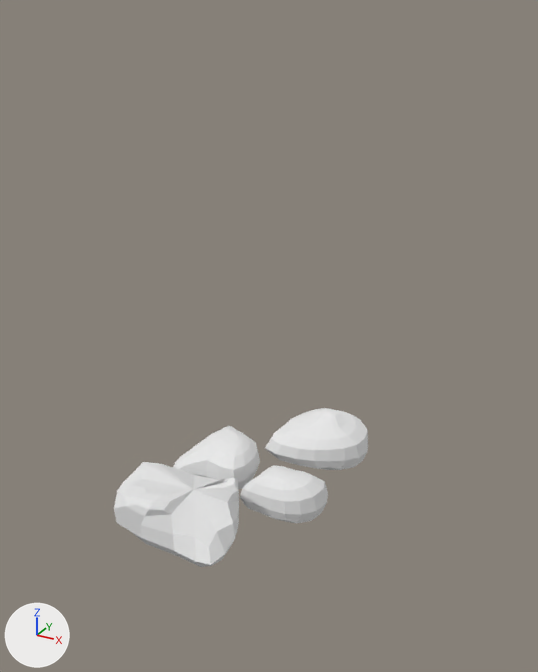
One commit to the OBJ model Assets/mesh/rocks1.obj: the scene before it, then after it.
Camera for both pictures: a 50 mm lens placed at (18.3, -34.1, 27.1), pointed at (0.3, -1.5, 10.8). The axes (+X, +Y, +Z) are drawn at lower left. The lights are the same throughout. Where no turn or scale is listed for an object, it has been applied to the vertices.

The scene before the commit, as lines of its bpy script (objects in view):
```python
me_cube_001_cube_002 = bpy.data.meshes.new('Cube.001_Cube.002')
me_cube_001_cube_002.from_pydata(...)  # 130 vertices, 128 faces; spans x -7.04..-1.95, y -1.72..3.93, z -1.09..1.68
me_cube_001_cube_002.materials.append(mat_light_rock_001)  # white #e7e7e7
me_cube_002_cube_003 = bpy.data.meshes.new('Cube.002_Cube.003')
me_cube_002_cube_003.from_pydata(...)  # 138 vertices, 136 faces; spans x -2.87..3.5, y 3.24..7.6, z -1.09..2.28
me_cube_002_cube_003.materials.append(mat_light_rock_002)  # white #e7e7e7
me_cube_003_cube_004 = bpy.data.meshes.new('Cube.003_Cube.004')
me_cube_003_cube_004.from_pydata(...)  # 108 vertices, 106 faces; spans x -7.37..0.59, y -8.13..-1.91, z -1.09..2.78
me_cube_003_cube_004.materials.append(mat_light_rock_003)  # white #e7e7e7
me_cube_cube_001 = bpy.data.meshes.new('Cube_Cube.001')
me_cube_cube_001.from_pydata(...)  # 98 vertices, 96 faces; spans x -1.37..3.5, y -2.27..1.09, z -1.09..1.68
me_cube_cube_001.materials.append(mat_light_rock)  # white #e7e7e7
ob_cube_001_cube_002 = bpy.data.objects.new('Cube.001_Cube.002', me_cube_001_cube_002)
ob_cube_001_cube_002.location = (0.0, 0.0, 0.0)
ob_cube_002_cube_003 = bpy.data.objects.new('Cube.002_Cube.003', me_cube_002_cube_003)
ob_cube_002_cube_003.location = (0.0, 0.0, 0.0)
ob_cube_003_cube_004 = bpy.data.objects.new('Cube.003_Cube.004', me_cube_003_cube_004)
ob_cube_003_cube_004.location = (0.0, 0.0, 0.0)
ob_cube_cube_001 = bpy.data.objects.new('Cube_Cube.001', me_cube_cube_001)
ob_cube_cube_001.location = (0.0, 0.0, 0.0)
```
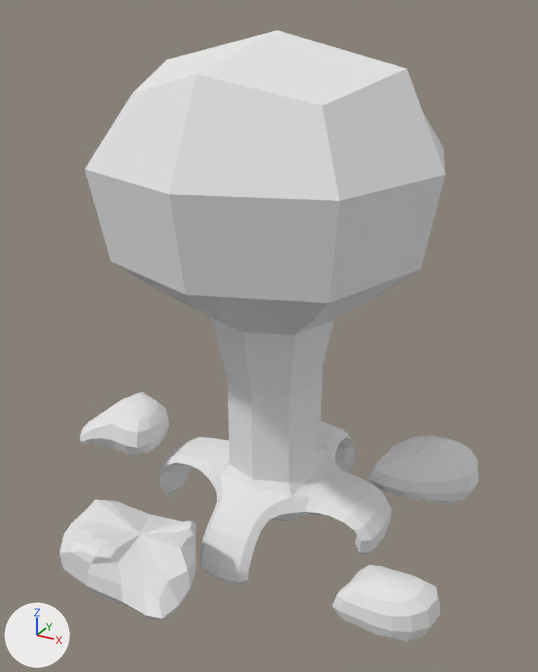
Boxes [x1, y1, x2, y2] around the edits, measured in the pictures (538 x 672 px):
'Cube.004_Cube.005', added: after [85, 30, 446, 584]
'Cube.003_Cube.004', reshaped (10% wider, 15% taller): before [114, 462, 239, 567]; after [59, 499, 196, 620]
'Cube.002_Cube.003', mesh moved: before [265, 408, 368, 470]; after [368, 436, 479, 503]
'Cube_Cube.001', mesh moved: before [240, 465, 328, 523]; after [332, 565, 440, 642]
'Cube.001_Cube.002', mesh moved: before [173, 426, 260, 489]; after [80, 392, 169, 455]

The change, as a diff of the scene's bpy script:
```diff
--- a/Assets/mesh/rocks1.obj.py
+++ b/Assets/mesh/rocks1.obj.py
@@ mat_none @@
+mat_none = principled_material('None')
+mat_none.base_color = (0.8, 0.8, 0.8)  # white #e7e7e7
+mat_none.roughness = 1.0
@@ me_cube_001_cube_002 @@
 me_cube_001_cube_002.from_pydata(...)  # 130 vertices, 128 faces; spans x -7.04..-1.95, y -1.72..3.93, z -1.09..1.68
 # used by ob_cube_001_cube_002; location = (0.0, 0.0, 0.0)
+# me_cube_001_cube_002 part 1: the whole mesh is moved by (-5.68, -2.06, 2.08)
 me_cube_001_cube_002.materials.append(mat_light_rock_001)
@@ me_cube_002_cube_003 @@
 me_cube_002_cube_003.from_pydata(...)  # 138 vertices, 136 faces; spans x -2.87..3.5, y 3.24..7.6, z -1.09..2.28
 # used by ob_cube_002_cube_003; location = (0.0, 0.0, 0.0)
+# me_cube_002_cube_003 part 2: the whole mesh is moved by (7.43, 0.0, 0.0)
 me_cube_002_cube_003.materials.append(mat_light_rock_002)
@@ me_cube_003_cube_004 @@
 # used by ob_cube_003_cube_004; location = (0.0, 0.0, 0.0)
-me_cube_003_cube_004.from_pydata(...)  # 108 vertices, 106 faces; spans x -7.37..0.59, y -8.13..-1.91, z -1.09..2.78
+me_cube_003_cube_004.from_pydata(...)  # 100 vertices, 98 faces; spans x -7.37..0.59, y -12.52..-6.3, z -1.09..2.74
+# me_cube_003_cube_004 part 3: the whole mesh is rebuilt
 me_cube_003_cube_004.materials.append(mat_light_rock_003)
@@ me_cube_cube_001 @@
 me_cube_cube_001.from_pydata(...)  # 98 vertices, 96 faces; spans x -1.37..3.5, y -2.27..1.09, z -1.09..1.68
 # used by ob_cube_cube_001; location = (0.0, 0.0, 0.0)
+# me_cube_cube_001 part 4: the whole mesh is moved by (8.65, -5.52, 0.0)
 me_cube_cube_001.materials.append(mat_light_rock)
@@ me_cube_004_cube_005 @@
+me_cube_004_cube_005.from_pydata(...)  # 362 vertices, 360 faces; spans x -8.8..8.8, y -9.4..9.4, z -3.7..26.2
+me_cube_004_cube_005.materials.append(mat_none)  # white #e7e7e7
@@ ob_cube_004_cube_005 @@
+ob_cube_004_cube_005 = bpy.data.objects.new('Cube.004_Cube.005', me_cube_004_cube_005)
+ob_cube_004_cube_005.location = (0.0, 0.0, 0.0)
```
